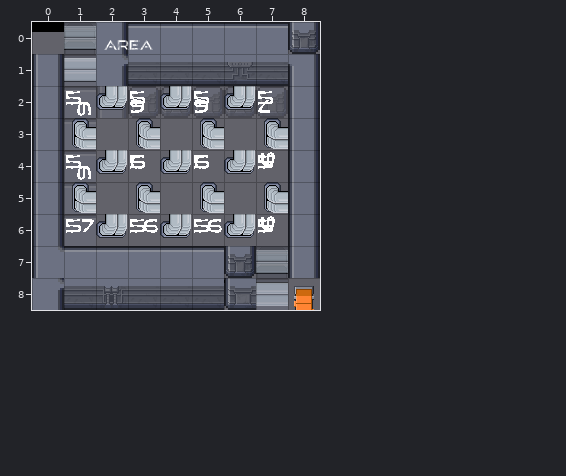
Two states of a Tiled map, cocos/Code/assets/resources/map/map_1-1-E-1.tmx. Above: the version before the commit.
Cells are 32x32 px. Shown: x 0..8, y 0..8.
New version:
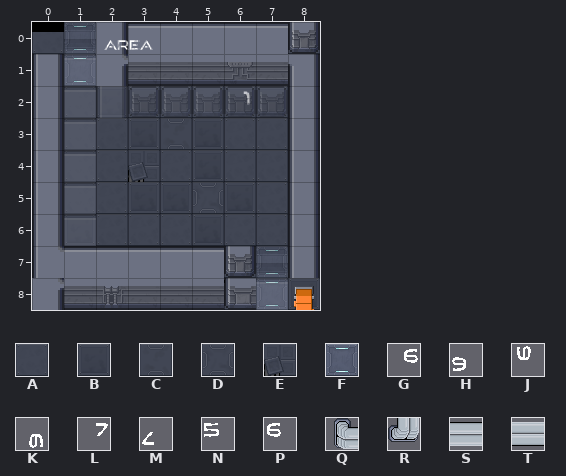
Key: from "proba_scifi": A 112, B 113, C 116, D 117, E 118, F 145; from "scifi_tileset_02": G 158, H 158 turned 180, J 158 turned 270, K 158 turned 90, L 159, M 159 turned 180, N 167, P 168, Q 178 turned 180, R 178 turned 90, S 181 turned 270, T 181 turned 90.
_ is an empty cell.
Edits made:
Layer "f":
Tile A now appears in row 0 at x 0; in row 2 at x 1 and 4 to 5; in row 3 at x 1 to 2 and 6 to 7; in row 4 at x 1 to 2, 4 and 6 to 7; in row 5 at x 1 to 2 and 7; in row 6 at x 2 to 4 and 6 to 7.
Tile A now appears in row 7 at x 6.
Tile B now appears in row 0 at x 8; in row 2 at x 2 to 3 and 6 to 7; in row 3 at x 3 and 5; in row 4 at x 5; in row 5 at x 3 to 4 and 6; in row 6 at x 1 and 5.
Tile B now appears in row 8 at x 8.
Tile C now appears in row 3 at x 4.
Tile D now appears in row 5 at x 5.
Tile E now appears in row 4 at x 3.
Tile F now appears in rows 0 to 1 at x 1; in rows 7 to 8 at x 7.
Layer "p":
The edit erases tile S in row 8 at x 7.
The edit erases tile T in rows 0 to 1 at x 1; in row 7 at x 7.
Layer "Tile Layer 6" (removed):
The edit erases tile G in row 6 at x 3 and 5.
The edit erases tile H in row 2 at x 3 and 5.
The edit erases tile J in row 4 at x 7; in row 6 at x 7.
The edit erases tile K in row 2 at x 1; in row 4 at x 1.
The edit erases tile L in row 6 at x 1.
The edit erases tile M in row 2 at x 7.
The edit erases tile P in row 4 at x 3 and 5.
The edit erases tile Q in row 3 at x 1, 3, 5 and 7; in row 5 at x 1, 3, 5 and 7.
The edit erases tile R in row 2 at x 2, 4 and 6; in row 4 at x 2, 4 and 6; in row 6 at x 2, 4 and 6.
Layer "Tile Layer 5" (removed):
The edit erases tile N in row 2 at x 1, 3, 5 and 7; in row 4 at x 1, 3, 5 and 7; in row 6 at x 1, 3, 5 and 7.
Changed places in both pictures, as pixel boxes (x1, y1, x2, y2):
changed: (32, 22, 320, 310)
